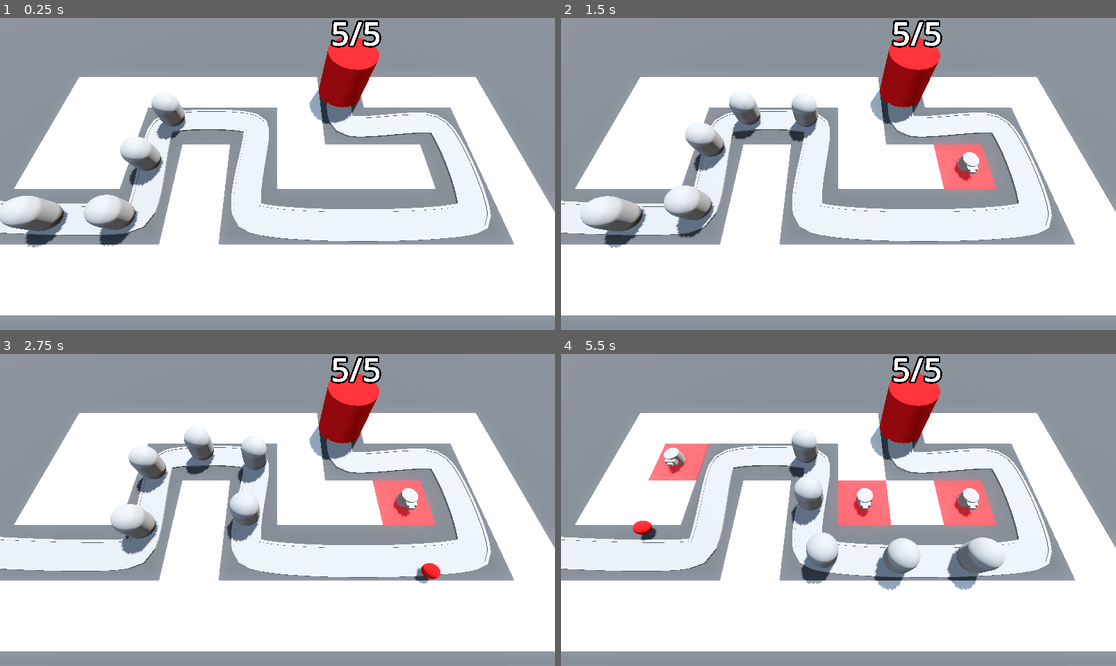
Above: before the commit, frames 1-4 (two rows, left to right).
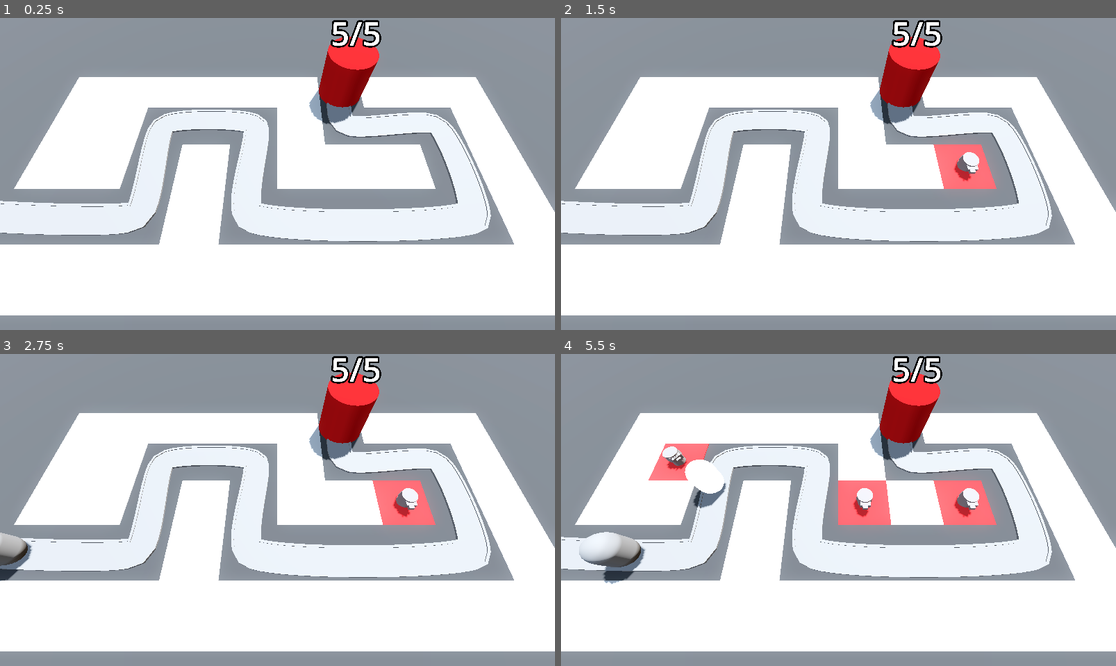
Above: after the commit, the same moments.

Repository: rlong021/Barbarian_Blaster
Game: Godot game, scene res://scenes/base_level.tscn
The game is run twice, just before and just after one commit, with the same random seed, the same clock (stepped at 60 frames per second) and the same inputs.
Inputs (mouse positions are in pixels of both pictures, inside the frame that each line leads up to):
- Up to frame 1 (0.25 s): no input
- Up to frame 2 (1.5 s): move the mouse to (960, 158) at 0.52 s; press the mouse at (960, 158) at 0.53 s; move the mouse to (727, 189) at 1.27 s; release the mouse at (727, 189) at 1.28 s; click (727, 189) at 1.35 s
- Up to frame 3 (2.75 s): move the mouse to (333, 441) at 2.02 s; press the mouse at (333, 441) at 2.03 s
- Up to frame 4 (5.5 s): move the mouse to (810, 572) at 2.77 s; release the mouse at (810, 572) at 2.78 s; click (810, 572) at 2.85 s; move the mouse to (1005, 556) at 3.52 s; press the mouse at (1005, 556) at 3.53 s; move the mouse to (672, 463) at 4.27 s; release the mouse at (672, 463) at 4.28 s; click (672, 463) at 4.35 s; move the mouse to (866, 510) at 5.02 s; press the mouse at (866, 510) at 5.03 s

The runs differ from the first frame. In frame 1, 3.2% of the frame differs, in the area x 0-34%, y 24-74%; in frame 2, 3.7%; in frame 3, 3.9%; in frame 4, 5.1%, in the area x 3-80%, y 24-76%.
Error before the commit: Trying to return value of type "Path3D" from a function whose return type is "PathFollow3D". (res://turret/turret.gd:30)

Commit message:
animations and spawning

Diff:
--- a/enemy/enemy.gd
+++ b/enemy/enemy.gd
@@ -1,15 +1,18 @@
 extends PathFollow3D
 
-@export var speed: float = 2.5
-@export var max_health :=50
+@export var speed: float = 5.0
+@export var max_health := 50
 
 var current_health: int:
 	set(health_in):
+		if health_in < current_health:
+			animation_player.play("TakeDamage")
 		current_health = health_in
 		if current_health < 1:
 			queue_free()
 
 @onready var base = get_tree().get_first_node_in_group("base")
+@onready var animation_player: AnimationPlayer = $AnimationPlayer
 
 func _ready() -> void:
 	current_health = max_health
--- a/enemy/enemy.tscn
+++ b/enemy/enemy.tscn
@@ -6,9 +6,50 @@
 radius = 1.0
 height = 3.0
 
+[sub_resource type="StandardMaterial3D" id="StandardMaterial3D_2mvqj"]
+no_depth_test = true
+shading_mode = 0
+
 [sub_resource type="CapsuleShape3D" id="CapsuleShape3D_2mvqj"]
 radius = 1.0
 height = 3.0
+
+[sub_resource type="Animation" id="Animation_2mvqj"]
+resource_name = "TakeDamage"
+length = 0.1
+tracks/0/type = "value"
+tracks/0/imported = false
+tracks/0/enabled = true
+tracks/0/path = NodePath("DamageHilight:visible")
+tracks/0/interp = 1
+tracks/0/loop_wrap = true
+tracks/0/keys = {
+"times": PackedFloat32Array(0, 0.00686814, 0.1),
+"transitions": PackedFloat32Array(1, 1, 1),
+"update": 1,
+"values": [true, true, false]
+}
+
+[sub_resource type="Animation" id="Animation_ofsxj"]
+length = 0.001
+tracks/0/type = "value"
+tracks/0/imported = false
+tracks/0/enabled = true
+tracks/0/path = NodePath("DamageHilight:visible")
+tracks/0/interp = 1
+tracks/0/loop_wrap = true
+tracks/0/keys = {
+"times": PackedFloat32Array(0),
+"transitions": PackedFloat32Array(1),
+"update": 1,
+"values": [false]
+}
+
+[sub_resource type="AnimationLibrary" id="AnimationLibrary_ppra6"]
+_data = {
+&"RESET": SubResource("Animation_ofsxj"),
+&"TakeDamage": SubResource("Animation_2mvqj")
+}
 
 [node name="Enemy" type="PathFollow3D"]
 loop = false
@@ -18,8 +59,20 @@
 transform = Transform3D(1, 0, 0, 0, 1, 0, 0, 0, 1, 0, 1.5, 0)
 mesh = SubResource("CapsuleMesh_scxef")
 
+[node name="DamageHilight" type="MeshInstance3D" parent="."]
+transform = Transform3D(1, 0, 0, 0, 1, 0, 0, 0, 1, 0, 1.5, 0)
+visible = false
+material_override = SubResource("StandardMaterial3D_2mvqj")
+mesh = SubResource("CapsuleMesh_scxef")
+
 [node name="EnemyArea3D" type="Area3D" parent="." groups=["enemy_area"]]
+visible = false
 
 [node name="CollisionShape3D" type="CollisionShape3D" parent="EnemyArea3D"]
 transform = Transform3D(1, 0, 0, 0, 1, 0, 0, 0, 1, 0, 1.5, 0)
 shape = SubResource("CapsuleShape3D_2mvqj")
+
+[node name="AnimationPlayer" type="AnimationPlayer" parent="."]
+libraries = {
+&"": SubResource("AnimationLibrary_ppra6")
+}
--- a/scenes/base_level.tscn
+++ b/scenes/base_level.tscn
@@ -1,9 +1,10 @@
-[gd_scene load_steps=12 format=3 uid="uid://b4ghhanl7jasv"]
+[gd_scene load_steps=13 format=3 uid="uid://b4ghhanl7jasv"]
 
 [ext_resource type="MeshLibrary" uid="uid://dfb65nr40chr0" path="res://meshLibraries/spaceLibrary.tres" id="1_6tisa"]
 [ext_resource type="PackedScene" uid="uid://cqx8cr8rv35v2" path="res://rayPickerCamera/ray_picker_camera.tscn" id="1_oox4p"]
 [ext_resource type="PackedScene" uid="uid://ffhyni5hmnsq" path="res://enemy/enemy.tscn" id="2_dbkse"]
 [ext_resource type="PackedScene" uid="uid://vin3ej8shvub" path="res://base/base.tscn" id="3_0n1tn"]
+[ext_resource type="Script" uid="uid://c3fmffuf5la87" path="res://scenes/enemy_path.gd" id="3_3aqo6"]
 [ext_resource type="Script" uid="uid://dp5ohd733nff0" path="res://scenes/turret_manager.gd" id="5_k2uud"]
 [ext_resource type="PackedScene" uid="uid://c6xna8ir76vle" path="res://turret/turret.tscn" id="6_3aqo6"]
 
@@ -57,10 +58,12 @@
 "cells": PackedInt32Array(65535, 2, 1310720, 65535, 65534, 1310720, 65531, 65535, 1310720, 65531, 65534, 1310720, 65531 …(502 unchanged characters)…
 }
 
-[node name="Path3D" type="Path3D" parent="."]
+[node name="EnemyPath" type="Path3D" parent="."]
 curve = SubResource("Curve3D_6tisa")
+script = ExtResource("3_3aqo6")
+enemy_scene = ExtResource("2_dbkse")
 
-[node name="Road" type="CSGPolygon3D" parent="Path3D"]
+[node name="Road" type="CSGPolygon3D" parent="EnemyPath"]
 polygon = PackedVector2Array(-1, 0, -1, 0.1, 1, 0.1, 1, 0)
 mode = 2
 path_node = NodePath("..")
@@ -74,7 +77,7 @@
 path_u_distance = 1.0
 path_joined = false
 
-[node name="LeftEdge" type="CSGPolygon3D" parent="Path3D"]
+[node name="LeftEdge" type="CSGPolygon3D" parent="EnemyPath"]
 polygon = PackedVector2Array(-1.1, 0, -1.1, 0.15, -0.9, 0.15, -0.9, 0)
 mode = 2
 path_node = NodePath("..")
@@ -88,7 +91,7 @@
 path_u_distance = 1.0
 path_joined = false
 
-[node name="RightEdge" type="CSGPolygon3D" parent="Path3D"]
+[node name="RightEdge" type="CSGPolygon3D" parent="EnemyPath"]
 polygon = PackedVector2Array(0.9, 0, 0.9, 0.15, 1.1, 0.15, 1.1, 0)
 mode = 2
 path_node = NodePath("..")
@@ -102,29 +105,9 @@
 path_u_distance = 1.0
 path_joined = false
 
-[node name="Enemy" parent="Path3D" instance=ExtResource("2_dbkse")]
-transform = Transform3D(-4.37114e-08, 0, -1, 0, 1, 0, 1, 0, -4.37114e-08, -22, 0, 6)
-speed = 5.0
-
-[node name="Enemy2" parent="Path3D" instance=ExtResource("2_dbkse")]
-transform = Transform3D(-0.0349164, 0, -0.99939, 0, 1, 0, 0.99939, 0, -0.0349164, -17.0059, 0, 6.2383)
-progress = 5.0
-speed = 5.0
-
-[node name="Enemy3" parent="Path3D" instance=ExtResource("2_dbkse")]
-transform = Transform3D(0.0338393, 0, -0.999427, 0, 1, 0, 0.999427, 0, 0.0338393, -12.0067, 0, 6.29023)
-progress = 10.0
-speed = 5.0
-
-[node name="Enemy4" parent="Path3D" instance=ExtResource("2_dbkse")]
-transform = Transform3D(0.996117, 0, 0.0880412, 0, 1, 0, -0.0880412, 0, 0.996117, -9.90146, 0, 3.08642)
-progress = 15.0
-speed = 5.0
-
-[node name="Enemy5" parent="Path3D" instance=ExtResource("2_dbkse")]
-transform = Transform3D(0.907458, 0, -0.420143, 0, 1, 0, 0.420143, 0, 0.907458, -10.0693, 0, -1.88832)
-progress = 20.0
-speed = 5.0
+[node name="Timer" type="Timer" parent="EnemyPath"]
+wait_time = 2.0
+autostart = true
 
 [node name="Base" parent="." instance=ExtResource("3_0n1tn")]
 transform = Transform3D(1, 0, 0, 0, 1, 0, 0, 0, 1, 6, 0, -6)
@@ -133,4 +116,6 @@
 transform = Transform3D(1, 0, 0, 0, 1, 0, 0, 0, 1, 0.100777, 0, 0)
 script = ExtResource("5_k2uud")
 turret = ExtResource("6_3aqo6")
-enemy_path = NodePath("../Path3D")
+enemy_path = NodePath("../EnemyPath")
+
+[connection signal="timeout" from="EnemyPath/Timer" to="EnemyPath" method="spawn_enemy"]
--- /dev/null
+++ b/scenes/enemy_path.gd
@@ -0,0 +1,7 @@
+extends Path3D
+
+@export var enemy_scene: PackedScene
+
+func spawn_enemy() -> void:
+	var new_enemy = enemy_scene.instantiate()
+	add_child(new_enemy)
--- a/turret/turret.gd
+++ b/turret/turret.gd
@@ -1,23 +1,26 @@
 extends Node3D
 
 @export var projectile: PackedScene
+@export var turret_range := 10.0
 
 var enemy_path: Path3D
+var target: PathFollow3D
 
 @onready var turret_top: MeshInstance3D = $TurretBase/TurretTop
+@onready var animation_player: AnimationPlayer = $AnimationPlayer
 
 func _physics_process(delta: float) -> void:
-
-	var enemy = find_best_target()
-	look_at(enemy.global_position,Vector3.UP,true)
-
-
+	target = find_best_target()
+	if target:
+		look_at(target.global_position,Vector3.UP,true)
 
 func _on_timer_timeout() -> void:
-	var shot = projectile.instantiate()
-	add_child(shot)
-	shot.global_position = turret_top.global_position
-	shot.direction = global_transform.basis.z
+	if target:
+		var shot = projectile.instantiate()
+		add_child(shot)
+		shot.global_position = turret_top.global_position
+		shot.direction = global_transform.basis.z
+		animation_player.play("fire")
 
 func find_best_target() -> PathFollow3D:
 	var best_target = null
@@ -25,6 +28,8 @@
 	for enemy in enemy_path.get_children():
 		if enemy is PathFollow3D:
 			if enemy.progress > best_progress:
-				best_target = enemy_path
-				best_progress = enemy.progress
+				var distance := global_position.distance_to(enemy.global_position)
+				if distance < turret_range:
+					best_target = enemy
+					best_progress = enemy.progress
 	return best_target
--- a/turret/turret.tscn
+++ b/turret/turret.tscn
@@ -16,6 +16,43 @@
 
 [sub_resource type="BoxMesh" id="BoxMesh_vfthy"]
 size = Vector3(0.4, 0.2, 0.5)
+
+[sub_resource type="Animation" id="Animation_2876l"]
+resource_name = "fire"
+length = 0.3
+tracks/0/type = "value"
+tracks/0/imported = false
+tracks/0/enabled = true
+tracks/0/path = NodePath("TurretBase/TurretTop:position")
+tracks/0/interp = 1
+tracks/0/loop_wrap = true
+tracks/0/keys = {
+"times": PackedFloat32Array(0, 0.3),
+"transitions": PackedFloat32Array(1, 1),
+"update": 0,
+"values": [Vector3(0, 0.3, -0.6), Vector3(0, 0.3, 0)]
+}
+
+[sub_resource type="Animation" id="Animation_1p48p"]
+length = 0.001
+tracks/0/type = "value"
+tracks/0/imported = false
+tracks/0/enabled = true
+tracks/0/path = NodePath("TurretBase/TurretTop:position")
+tracks/0/interp = 1
+tracks/0/loop_wrap = true
+tracks/0/keys = {
+"times": PackedFloat32Array(0),
+"transitions": PackedFloat32Array(1),
+"update": 0,
+"values": [Vector3(0, 0.3, 0)]
+}
+
+[sub_resource type="AnimationLibrary" id="AnimationLibrary_1p48p"]
+_data = {
+&"RESET": SubResource("Animation_1p48p"),
+&"fire": SubResource("Animation_2876l")
+}
 
 [node name="Turret" type="Node3D"]
 script = ExtResource("1_vfthy")
@@ -40,4 +77,9 @@
 [node name="Timer" type="Timer" parent="."]
 autostart = true
 
+[node name="AnimationPlayer" type="AnimationPlayer" parent="."]
+libraries = {
+&"": SubResource("AnimationLibrary_1p48p")
+}
+
 [connection signal="timeout" from="Timer" to="." method="_on_timer_timeout"]
Not shown: 1 places in enemy/enemy.tscn that only renumber resources
Not shown, added: scenes/enemy_path.gd.uid
Not shown: 1 places in turret/turret.tscn that only renumber resources
